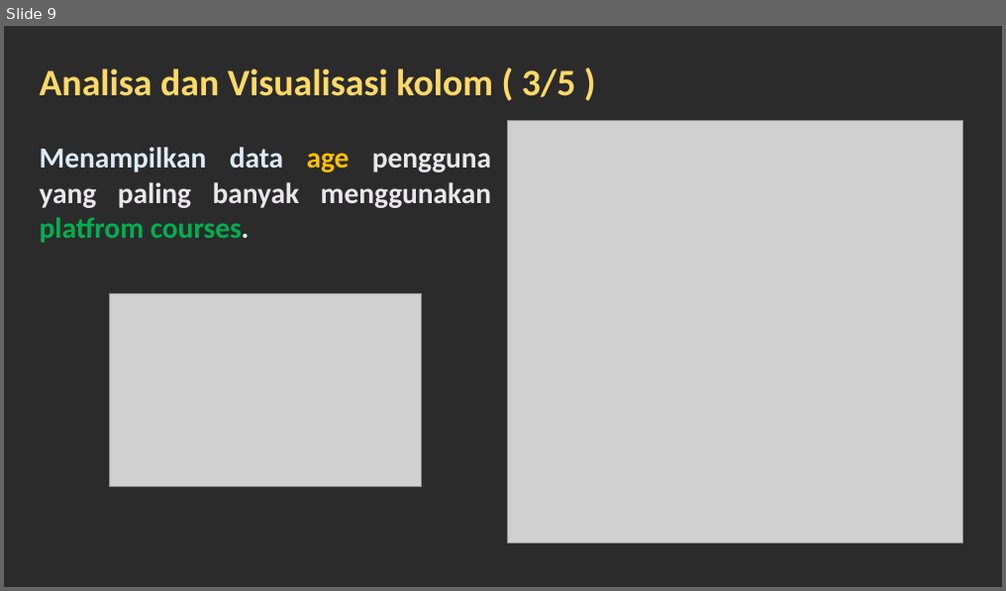
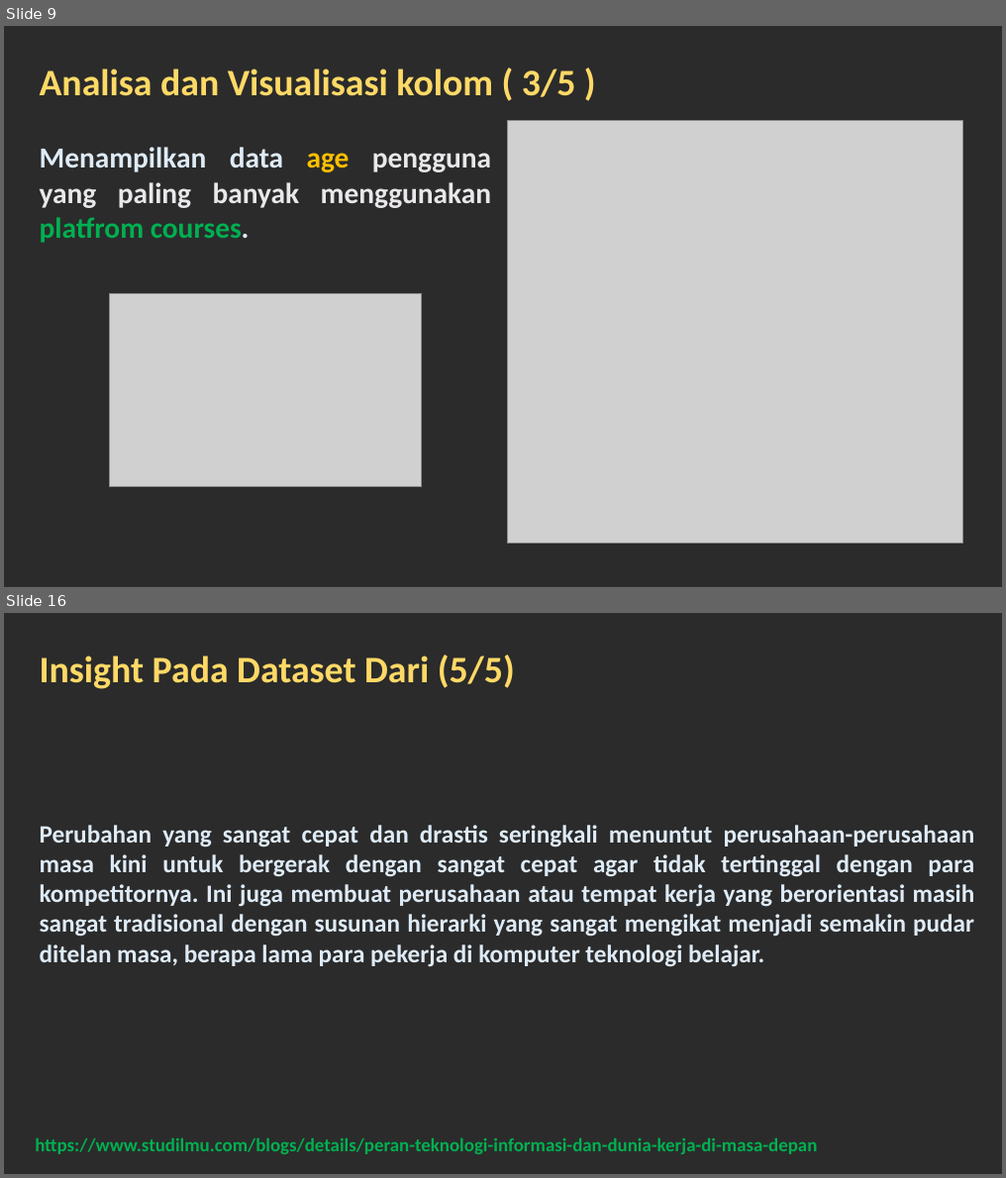
Before and after one commit to fsdio/my-kuliah, a slide deck: SEMESTER 5/[KAMIS] Pembelajaran Mesin/PERTAMA/UTS/docs/stack-overflow (end).pptx. Shown one above the other, each under a label of ours: slide 9 before the commit, slides 9 and 16 after it; the slides between them are not shown. The pictures are 1006x591 and 1006x1178 pixels, drawn with LibreOffice and Linux fonts; fonts in the diff are those of the drawing; grey boxes stand for pictures; background and template pictures are left out; a plain dark background stands for a picture behind light text. Boxes give left, top, right and bottom in pixels: in the first picture for what was removed or moved away, otherwise in the second. Text is boxed around its words. In the diff, an @@ line names an element or a change of style, - is before the commit and + after.

```diff
--- a/SEMESTER 5/[KAMIS] Pembelajaran Mesin/PERTAMA/UTS/docs/stack-overflow (end).pptx
+++ b/SEMESTER 5/[KAMIS] Pembelajaran Mesin/PERTAMA/UTS/docs/stack-overflow (end).pptx
@@ slide 16 added at (4, 613, 1002, 1174), background picture (left out) @@
@@ text added at (40, 655, 515, 689), 36 pt, text #FFD966, bold @@
+Insight Pada Dataset Dari (5/5)
@@ text added at (40, 825, 975, 967), 24 pt, text #DEEBF7, bold @@
+Perubahan yang sangat cepat dan drastis seringkali menuntut perusahaan-perusahaan masa kini untuk bergerak dengan sangat cepat agar tidak tertinggal dengan para kompetitornya. Ini juga membuat perusahaan atau tempat kerja yang berorientasi masih sangat tradisional dengan susunan hierarki yang sangat mengikat menjadi semakin pudar ditelan masa, berapa lama para pekerja di komputer teknologi belajar.
@@ text added at (35, 1139, 817, 1155), 18 pt, text #00B050, bold @@
+https://www.studilmu.com/blogs/details/peran-teknologi-informasi-dan-dunia-kerja-di-masa-depan
```
Also in this commit, not shown: 2 slides changed, 4 other slides added, 1 slide removed, 9 other files.
